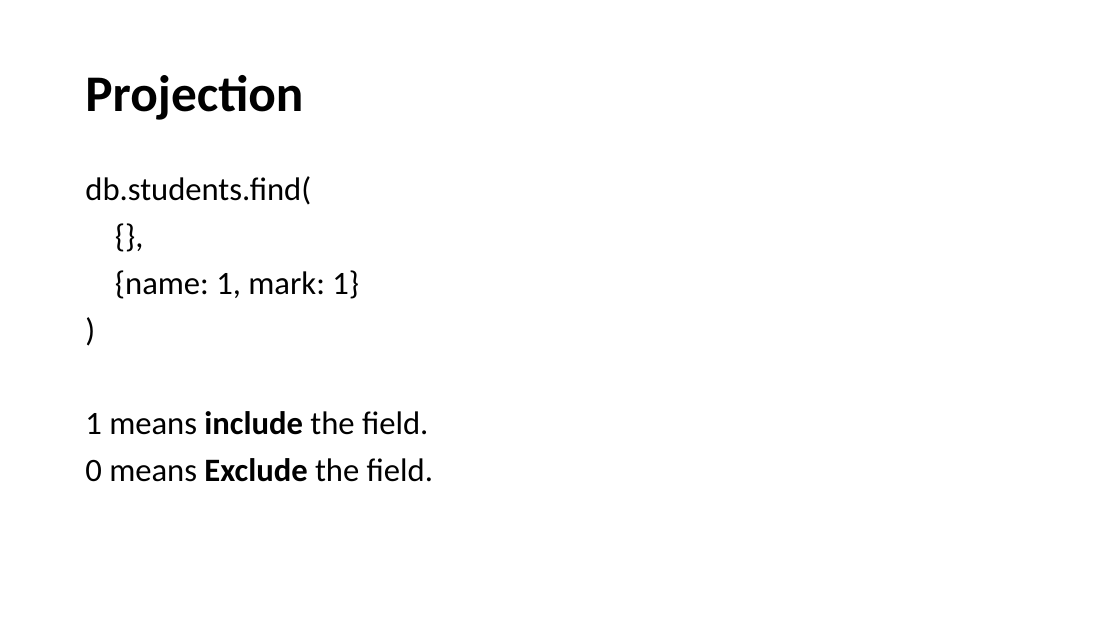
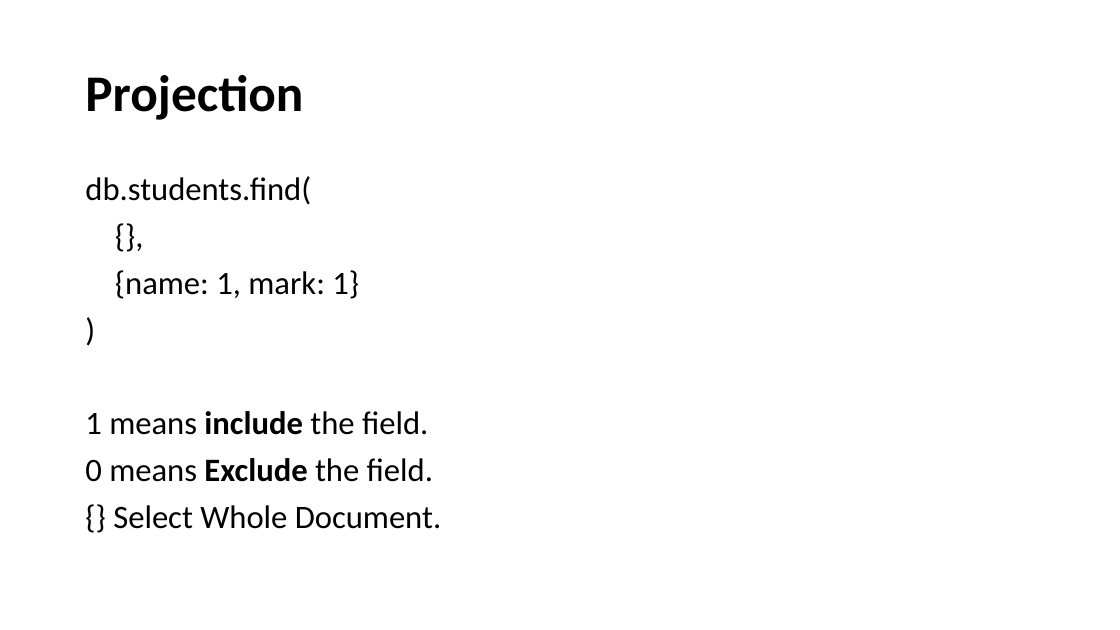
Before and after one commit to JohnMBITS/S3-BCA-DBMS, a slide deck: slide 22 of MONGODB.pptx. Drawn at 1120x630 pixels with LibreOffice and Linux fonts; fonts in the diff are those of the drawing. Boxes give left, top, right and bottom in pixels: in the first picture for what was removed or moved away, otherwise in the second. Text is boxed around its words. In the diff, an @@ line names an element or a change of style, - is before the commit and + after.

```diff
--- a/MONGODB.pptx
+++ b/MONGODB.pptx
@@ text at (113, 505, 441, 529): paragraph added @@
+{} Select Whole Document.
```
Also in this commit, not shown: 3 other slides changed, 1 other file.
